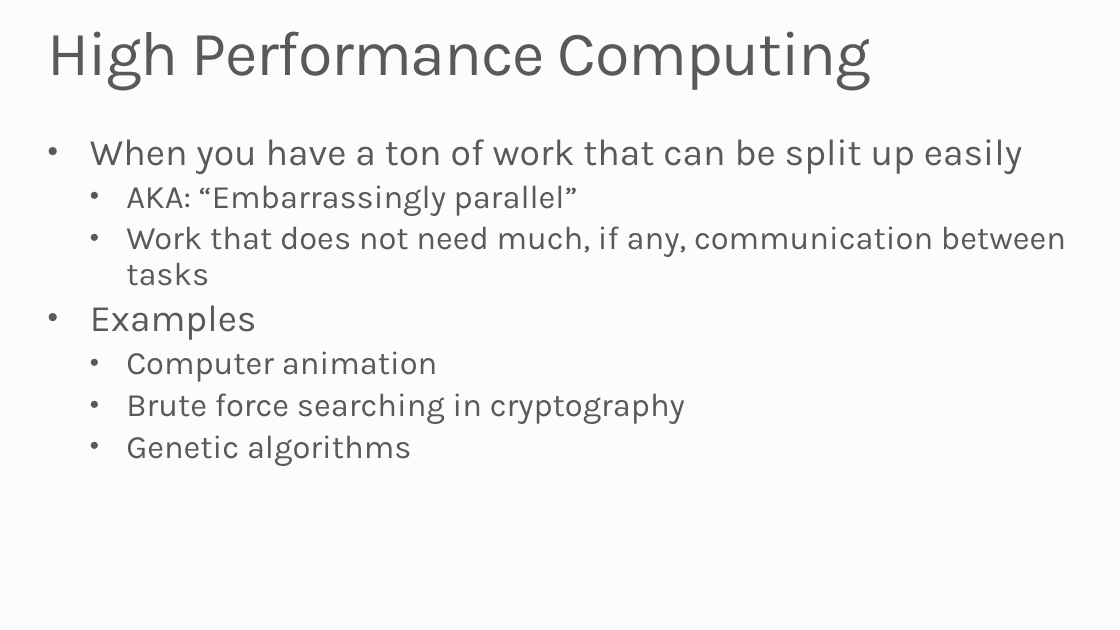
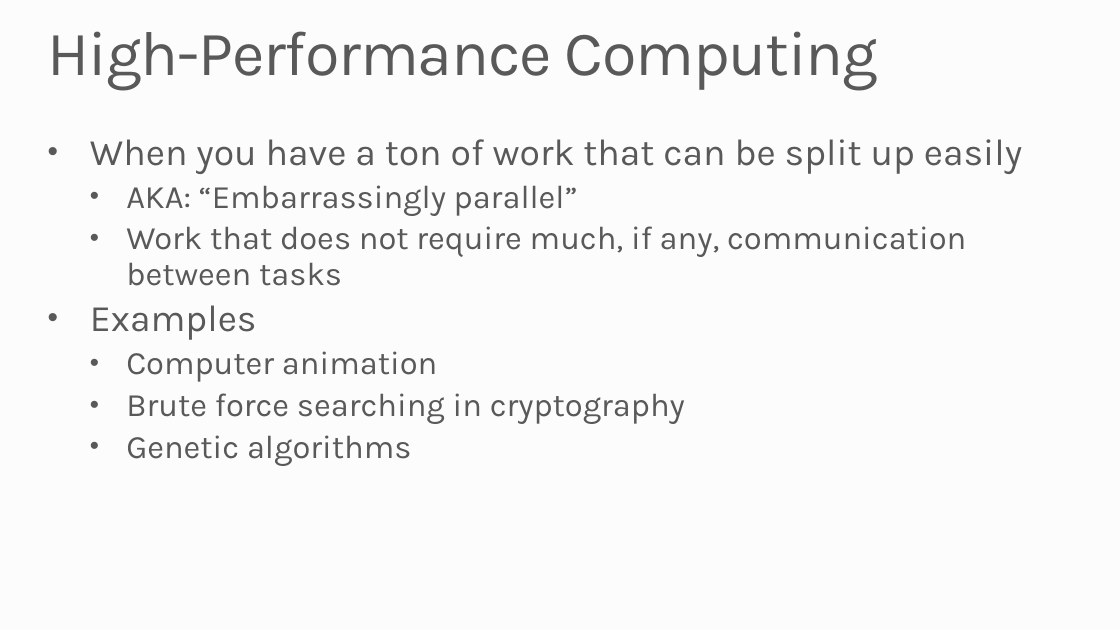
Before and after one commit to MSRConnections/Azure-training-course, a slide deck: slide 3 of Content/HPC/Azure Batch and HPC.pptx. Drawn at 1120x630 pixels with LibreOffice and Linux fonts; fonts in the diff are those of the drawing; background and template pictures are left out. Boxes give left, top, right and bottom in pixels: in the first picture for what was removed or moved away, otherwise in the second. Text is boxed around its words. In the diff, an @@ line names an element or a change of style, - is before the commit and + after.

```diff
--- a/Content/HPC/Azure Batch and HPC.pptx
+++ b/Content/HPC/Azure Batch and HPC.pptx
@@ title at (48,31,879,90): text changed @@
-High Performance Computing
+High-Performance Computing
@@ text at (126,226,966,286): text changed @@
-  • Work that does not need much, if any, communication between tasks
+  • Work that does not require much, if any, communication between tasks
```
Also in this commit, not shown: 2 other slides changed, 30 other files.
